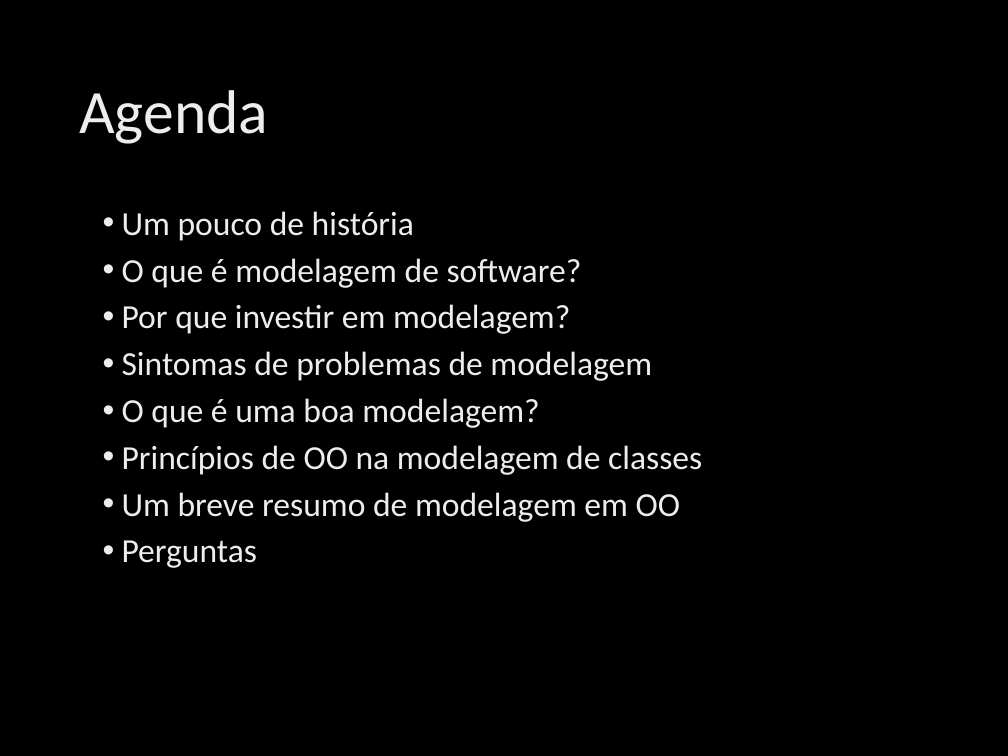
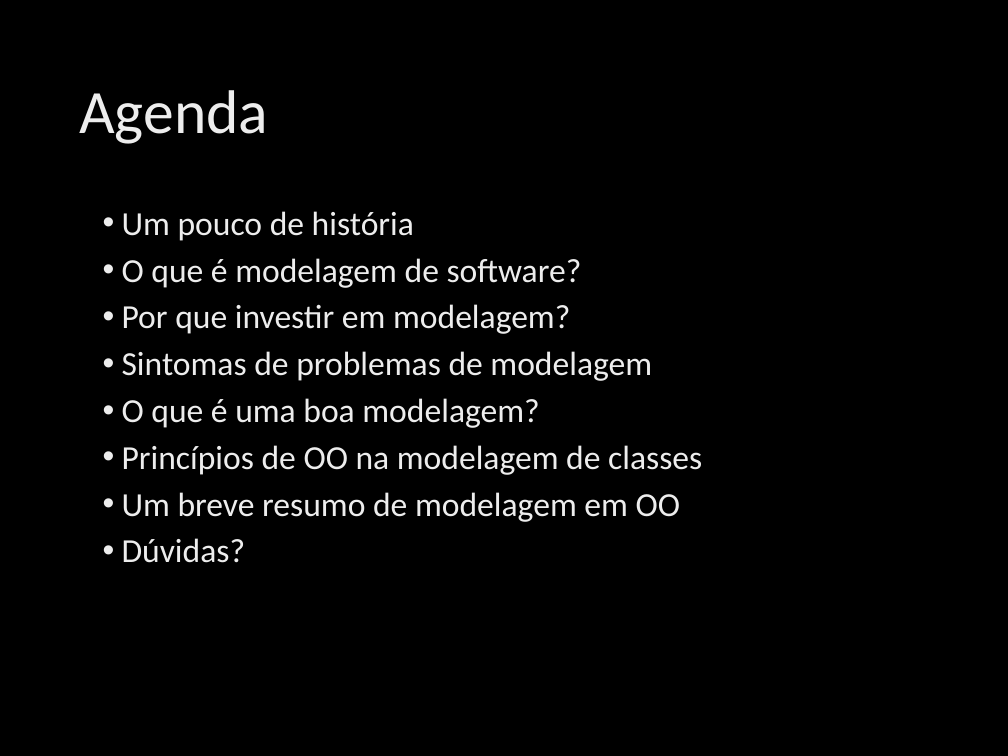
Before and after one commit to ivanpaulovich/event-sourcing-jambo, a slide deck: slide 2 of docs/Princípios SOLID de OO usando .NET.pptx. Drawn at 1008x756 pixels with LibreOffice and Linux fonts; fonts in the diff are those of the drawing; background and template pictures are left out. Boxes give left, top, right and bottom in pixels: in the first picture for what was removed or moved away, otherwise in the second. Text is boxed around its words. In the diff, an @@ line names an element or a change of style, - is before the commit and + after.

```diff
--- a/docs/Princípios SOLID de OO usando .NET.pptx
+++ b/docs/Princípios SOLID de OO usando .NET.pptx
@@ text at (122,538,246,563): text changed @@
-• Perguntas
+• Dúvidas?
```
Also in this commit, not shown: 6 other slides changed, 1 other file.
